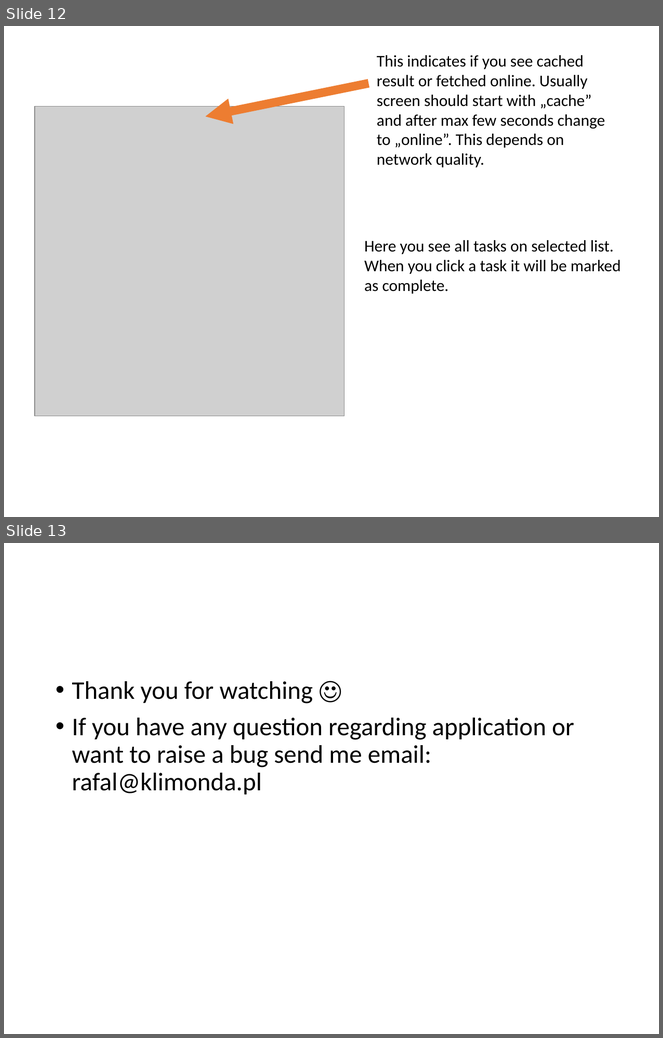
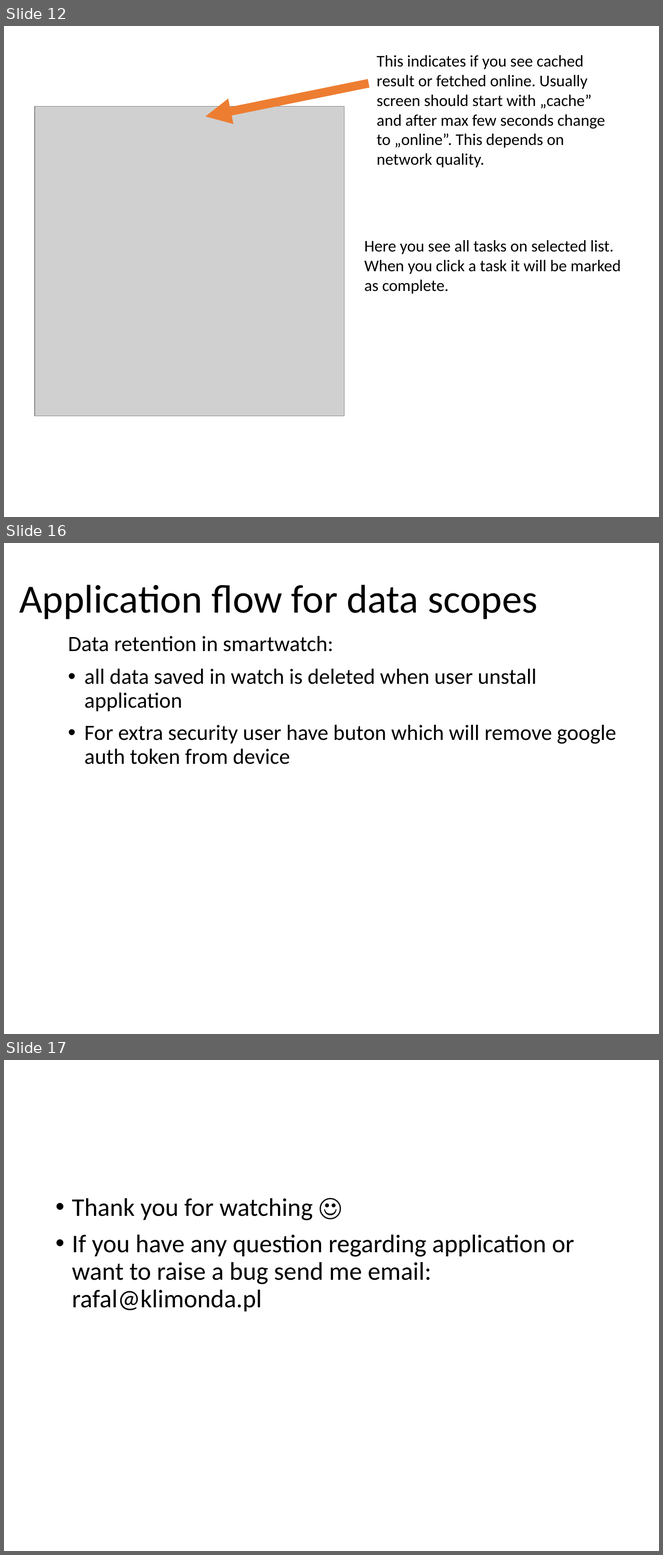
Before and after one commit to maniekes/zeppos-google-tasks, a slide deck: googleTasks.pptx. Shown one above the other, each under a label of ours: slides 12 and 13 before the commit, slides 12, 16 and 17 after it; the slides between them are not shown. The pictures are 663x1038 and 663x1555 pixels, drawn with LibreOffice and Linux fonts; fonts in the diff are those of the drawing; grey boxes stand for pictures. Boxes give left, top, right and bottom in pixels: in the first picture for what was removed or moved away, otherwise in the second. Text is boxed around its words. In the diff, an @@ line names an element or a change of style, - is before the commit and + after.

```diff
--- a/googleTasks.pptx
+++ b/googleTasks.pptx
@@ slide 16 added at [4,543,659,1034], background #FFFFFF @@
@@ title added at [19,585,538,619], 44 pt, text #000000 @@
+Application flow for data scopes
@@ text added at [68,636,617,765], 24 pt, text #000000 @@
+Data retention in smartwatch:
+• all data saved in watch is deleted when user unstall application
+• For extra security user have buton which will remove google auth token from device
@@ what was slide 13 is now slide 17 @@
```
Also in this commit, not shown: 4 slides changed, 3 other slides added, 3 other files.
